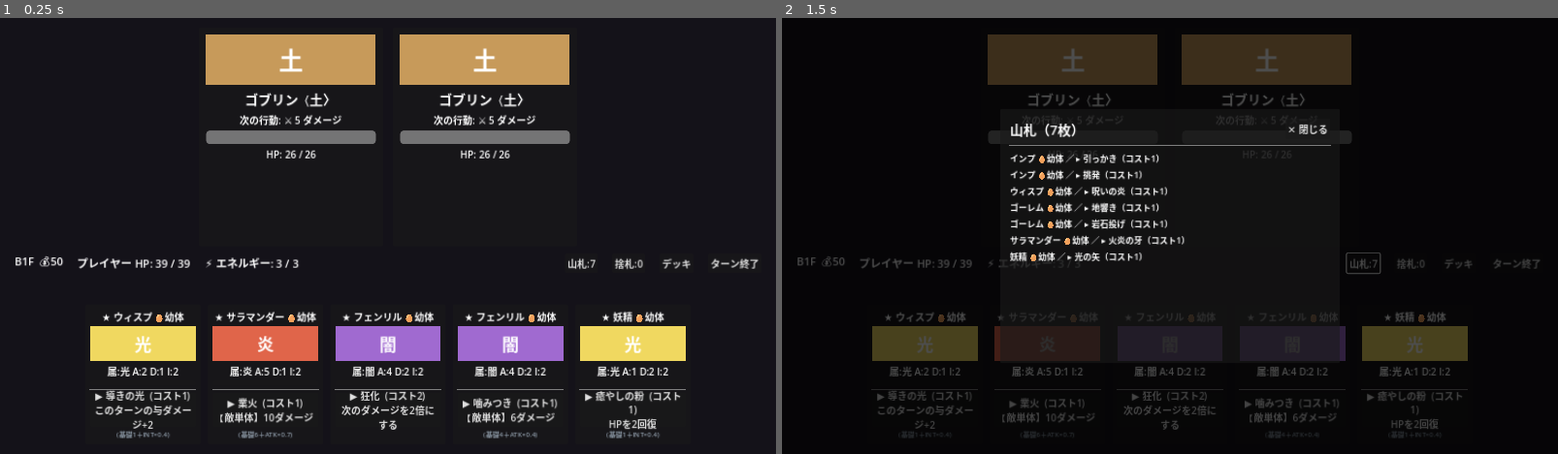
Above: before the commit, frames 1-2 (left to right).
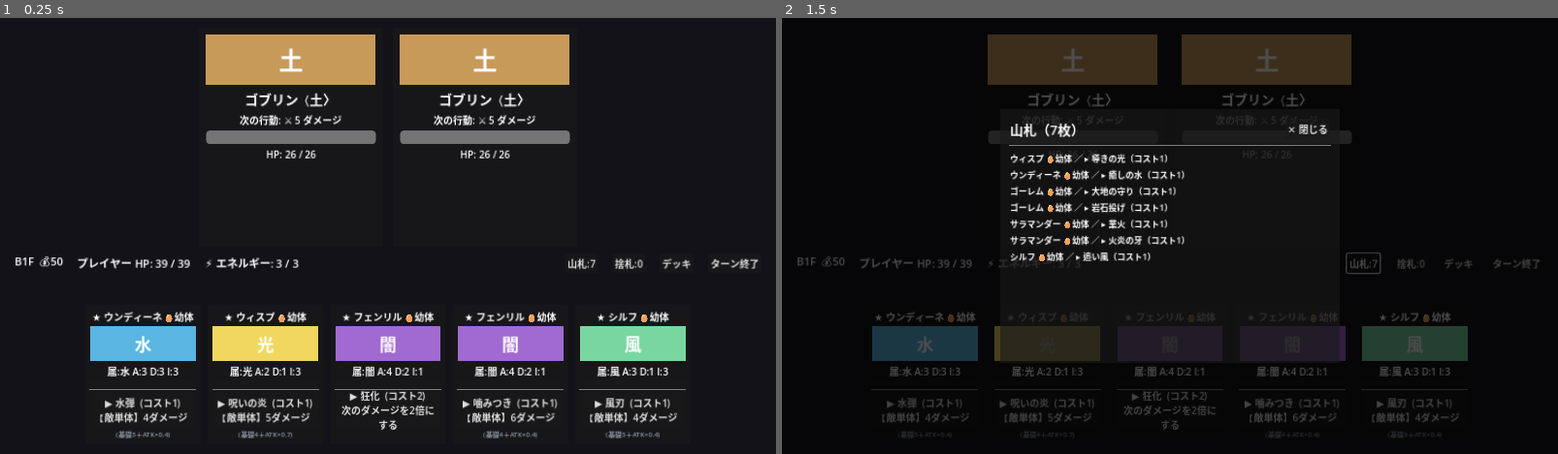
Above: after the commit, the same moments.

Repository: bakery48/mortal-pact
Game: Godot game, scene res://scenes/battle/battle.tscn
Same seed, same stepped clock (60 frames per second), same inputs: the game is played once before the commit and once after it. This scene is started directly instead of the project's main scene.
Inputs:
- Up to frame 1 (0.25 s): no input
- Up to frame 2 (1.5 s): click "山札:7" at 0.5 s; click "捨札:0" at 1.25 s

The runs differ from the first frame. In frame 1, 5.3% of the frame differs, in the area x 11-89%, y 67-97%; in frame 2, 4.5%.

Commit message:
Unify monster data on MonsterFactory; drop stale starter .tres
DeckManager preferred resources/monsters/*.tres over
MonsterFactory.starter_monsters(), and those six resources had never
been regenerated: the running game still dealt インプ, 妖精 and the
old 地響き ゴーレム, and carried no int_power at all, so every
starter fell back to the default 5. None of the recent starter
rebalancing reached the actual build.

Data now lives in monster_factory.gd alone. The .tres files are
removed and load_monster_resources() returns starter_monsters()
directly, so there is one definition to edit and no silent override.

SAVE_VERSION 3 -> 4: saves written before int_power existed would
restore every monster at the default value and keep the retired
starter deck, so they are intentionally invalidated.

tools/gen_monster_html.py was broken by the same change — its
_monster() regex predates the trailing int_power argument and had
been matching zero monsters, emitting an empty catalog. It now parses
the optional argument, reads starters from starter_monsters() instead
of the deleted resources, reports INT, and fails loudly instead of
writing an empty section. game_design.html regenerated: 6 starters,
57 catalog entries.

Co-Authored-By: Claude Opus 5 <noreply@anthropic.com>
Claude-Session: https://claude.ai/code/session_01SGpNd8xjjtE9S1hYpNHnwi

Diff:
--- a/resources/monsters/fenrir.tres
+++ /dev/null
@@ -1,32 +0,0 @@
-[gd_resource type="Resource" script_class="MonsterData" load_steps=5 format=3 uid="uid://b0mortalpactfenrir"]
-
-[ext_resource type="Script" path="res://scripts/monster_data.gd" id="1_monster"]
-[ext_resource type="Script" path="res://scripts/command_data.gd" id="2_command"]
-
-[sub_resource type="Resource" id="cmd_bite"]
-script = ExtResource("2_command")
-command_name = "噛みつき"
-cost = 1
-effect = 0
-power = 12
-description = "敵に12ダメージ"
-
-[sub_resource type="Resource" id="cmd_rage"]
-script = ExtResource("2_command")
-command_name = "狂化"
-cost = 3
-effect = 2
-power = 0
-description = "次のダメージを2倍にする"
-
-[resource]
-script = ExtResource("1_monster")
-monster_name = "フェンリル"
-attack = 12
-defense = 6
-stage = 0
-exp = 0.0
-growth_speed = 1.0
-elements = [6]
-rarity = 0
-commands = [SubResource("cmd_bite"), SubResource("cmd_rage")]
--- a/resources/monsters/golem.tres
+++ /dev/null
@@ -1,32 +0,0 @@
-[gd_resource type="Resource" script_class="MonsterData" load_steps=5 format=3 uid="uid://b0mortalpactgolem"]
-
-[ext_resource type="Script" path="res://scripts/monster_data.gd" id="1_monster"]
-[ext_resource type="Script" path="res://scripts/command_data.gd" id="2_command"]
-
-[sub_resource type="Resource" id="cmd_throw"]
-script = ExtResource("2_command")
-command_name = "岩石投げ"
-cost = 1
-effect = 0
-power = 7
-description = "敵に7ダメージ"
-
-[sub_resource type="Resource" id="cmd_quake"]
-script = ExtResource("2_command")
-command_name = "地響き"
-cost = 2
-effect = 0
-power = 14
-description = "敵に14ダメージ"
-
-[resource]
-script = ExtResource("1_monster")
-monster_name = "ゴーレム"
-attack = 8
-defense = 12
-stage = 0
-exp = 0.0
-growth_speed = 0.8
-elements = [4]
-rarity = 0
-commands = [SubResource("cmd_throw"), SubResource("cmd_quake")]
--- a/resources/monsters/imp.tres
+++ /dev/null
@@ -1,32 +0,0 @@
-[gd_resource type="Resource" script_class="MonsterData" load_steps=5 format=3 uid="uid://b0mortalpactimp"]
-
-[ext_resource type="Script" path="res://scripts/monster_data.gd" id="1_monster"]
-[ext_resource type="Script" path="res://scripts/command_data.gd" id="2_command"]
-
-[sub_resource type="Resource" id="cmd_scratch"]
-script = ExtResource("2_command")
-command_name = "引っかき"
-cost = 1
-effect = 0
-power = 8
-description = "敵に8ダメージ"
-
-[sub_resource type="Resource" id="cmd_taunt"]
-script = ExtResource("2_command")
-command_name = "挑発"
-cost = 1
-effect = 1
-power = 2
-description = "このターンの与ダメージ+2"
-
-[resource]
-script = ExtResource("1_monster")
-monster_name = "インプ"
-attack = 10
-defense = 5
-stage = 0
-exp = 0.0
-growth_speed = 1.0
-elements = [1]
-rarity = 0
-commands = [SubResource("cmd_scratch"), SubResource("cmd_taunt")]
--- a/resources/monsters/salamander.tres
+++ /dev/null
@@ -1,32 +0,0 @@
-[gd_resource type="Resource" script_class="MonsterData" load_steps=5 format=3 uid="uid://b0mortalpactsalamander"]
-
-[ext_resource type="Script" path="res://scripts/monster_data.gd" id="1_monster"]
-[ext_resource type="Script" path="res://scripts/command_data.gd" id="2_command"]
-
-[sub_resource type="Resource" id="cmd_fang"]
-script = ExtResource("2_command")
-command_name = "火炎の牙"
-cost = 1
-effect = 0
-power = 9
-description = "敵に9ダメージ"
-
-[sub_resource type="Resource" id="cmd_blaze"]
-script = ExtResource("2_command")
-command_name = "業火"
-cost = 2
-effect = 0
-power = 18
-description = "敵に18ダメージ"
-
-[resource]
-script = ExtResource("1_monster")
-monster_name = "サラマンダー"
-attack = 14
-defense = 4
-stage = 0
-exp = 0.0
-growth_speed = 1.2
-elements = [1]
-rarity = 0
-commands = [SubResource("cmd_fang"), SubResource("cmd_blaze")]
--- a/resources/monsters/wisp.tres
+++ /dev/null
@@ -1,32 +0,0 @@
-[gd_resource type="Resource" script_class="MonsterData" load_steps=5 format=3 uid="uid://b0mortalpactwisp"]
-
-[ext_resource type="Script" path="res://scripts/monster_data.gd" id="1_monster"]
-[ext_resource type="Script" path="res://scripts/command_data.gd" id="2_command"]
-
-[sub_resource type="Resource" id="cmd_guide"]
-script = ExtResource("2_command")
-command_name = "導きの光"
-cost = 1
-effect = 1
-power = 3
-description = "このターンの与ダメージ+3"
-
-[sub_resource type="Resource" id="cmd_curse"]
-script = ExtResource("2_command")
-command_name = "呪いの炎"
-cost = 2
-effect = 0
-power = 11
-description = "敵に11ダメージ"
-
-[resource]
-script = ExtResource("1_monster")
-monster_name = "ウィスプ"
-attack = 6
-defense = 3
-stage = 0
-exp = 0.0
-growth_speed = 1.1
-elements = [5]
-rarity = 0
-commands = [SubResource("cmd_guide"), SubResource("cmd_curse")]
--- a/resources/monsters/yousei.tres
+++ /dev/null
@@ -1,32 +0,0 @@
-[gd_resource type="Resource" script_class="MonsterData" load_steps=5 format=3 uid="uid://b0mortalpactyousei"]
-
-[ext_resource type="Script" path="res://scripts/monster_data.gd" id="1_monster"]
-[ext_resource type="Script" path="res://scripts/command_data.gd" id="2_command"]
-
-[sub_resource type="Resource" id="cmd_heal"]
-script = ExtResource("2_command")
-command_name = "癒やしの粉"
-cost = 1
-effect = 3
-power = 4
-description = "HPを1回復"
-
-[sub_resource type="Resource" id="cmd_arrow"]
-script = ExtResource("2_command")
-command_name = "光の矢"
-cost = 1
-effect = 0
-power = 9
-description = "敵に5ダメージ"
-
-[resource]
-script = ExtResource("1_monster")
-monster_name = "妖精"
-attack = 4
-defense = 5
-stage = 0
-exp = 0.0
-growth_speed = 1.1
-elements = [5]
-rarity = 0
-commands = [SubResource("cmd_heal"), SubResource("cmd_arrow")]
--- a/scripts/deck_manager.gd
+++ b/scripts/deck_manager.gd
@@ -8,8 +8,6 @@
 var draw_pile: Array[SkillCard] = []
 var hand: Array[SkillCard] = []
 var discard_pile: Array[SkillCard] = []
-
-const MONSTER_DIR := "res://resources/monsters"
 
 ## モンスター群から、各コマンドを1枚のスキルカードに展開して山札を作る。
 func setup_from(monsters: Array[MonsterData]) -> void:
@@ -70,17 +68,11 @@
 		added.append(sc)
 	return added
 
-## 初期デッキを生成する。resources/monsters/*.tres を優先し、無ければコード生成。
+## 初期デッキを生成する。
+## 魔物データの定義元は MonsterFactory 一箇所に集約している
+## （かつては resources/monsters/*.tres を優先していたが、二重管理で
+##  スターターの調整が実機に反映されない不具合を招いたため廃止）。
 static func load_monster_resources() -> Array[MonsterData]:
 	var result: Array[MonsterData] = []
-	var dir := DirAccess.open(MONSTER_DIR)
-	if dir != null:
-		for file_name in dir.get_files():
-			var clean := file_name.trim_suffix(".remap")
-			if clean.ends_with(".tres") or clean.ends_with(".res"):
-				var res := load(MONSTER_DIR + "/" + clean)
-				if res is MonsterData:
-					result.append((res as MonsterData).duplicate(true))
-	if result.is_empty():
-		result.assign(MonsterFactory.starter_monsters())
+	result.assign(MonsterFactory.starter_monsters())
 	return result
--- a/scripts/run_state.gd
+++ b/scripts/run_state.gd
@@ -21,7 +21,7 @@
 const SCENE_CODEX := "res://scenes/ui/codex.tscn"
 
 const SAVE_PATH := "user://savegame.json"
-const SAVE_VERSION := 3 # 全体デフレで数値が変わったため更新
+const SAVE_VERSION := 4 # INT追加・初期デッキ刷新（旧セーブは int_power 既定値になるため破棄）
 
 ## 図鑑（出会った魔物の記録）。ランをまたいで永続。
 const UNLOCK_PATH := "user://unlocks.json"
Not shown, changed: README.md
Not shown, changed: game_design.html
Not shown, changed: playtest.html
Not shown, changed: tools/gen_monster_html.py
